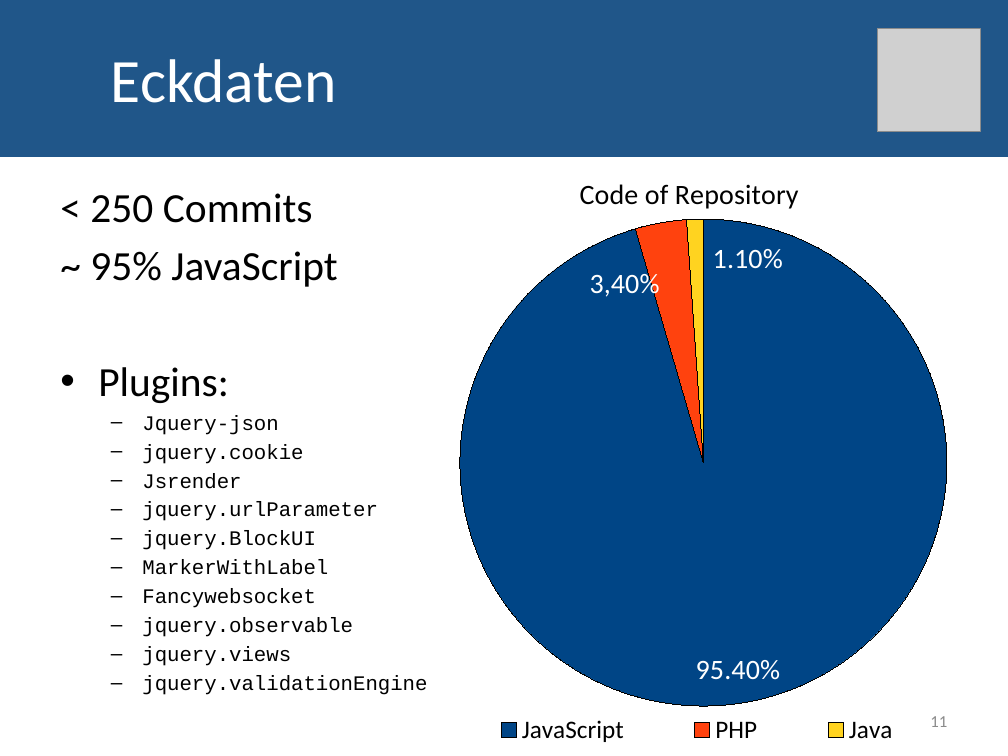
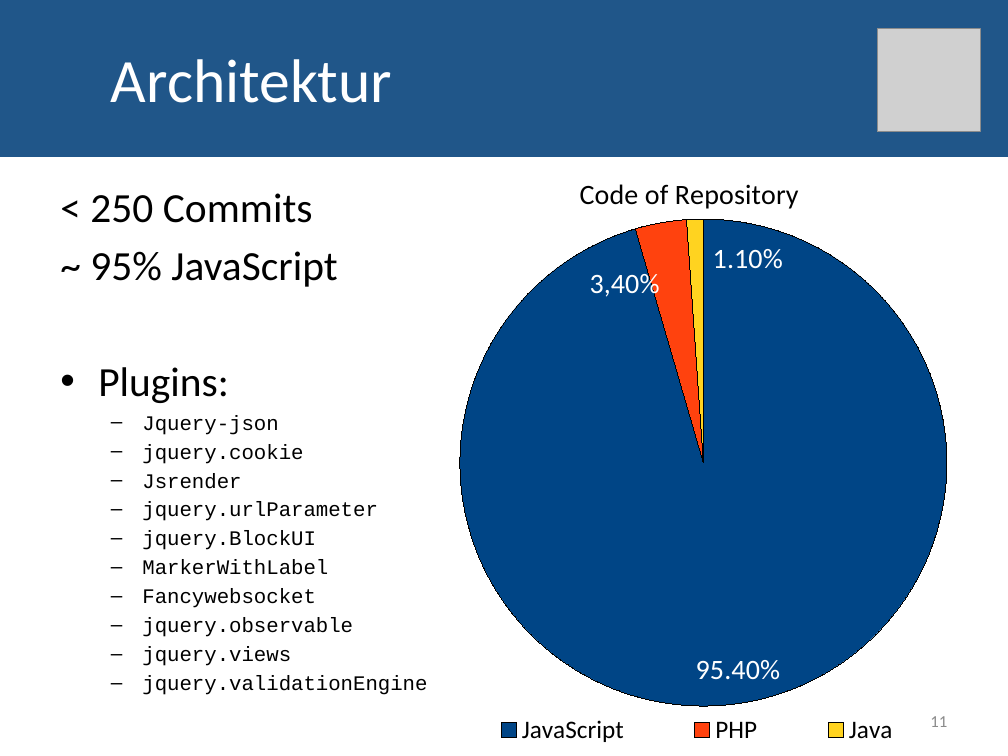
Before and after one commit to JoHae/htwg.seapal.akjjjh, a slide deck: slide 11 of docs/Seapal_Praesi.pptx. Drawn at 1008x756 pixels with LibreOffice and Linux fonts; fonts in the diff are those of the drawing; grey boxes stand for pictures. Boxes give left, top, right and bottom in pixels: in the first picture for what was removed or moved away, otherwise in the second. Text is boxed around its words. In the diff, an @@ line names an element or a change of style, - is before the commit and + after.

```diff
--- a/docs/Seapal_Praesi.pptx
+++ b/docs/Seapal_Praesi.pptx
@@ text in rectangle at (111, 59, 392, 103): text changed @@
-Eckdaten
+Architektur
```
Also in this commit, not shown: 2 other slides changed, 4 slides added, 2 slides removed, 46 other files.
